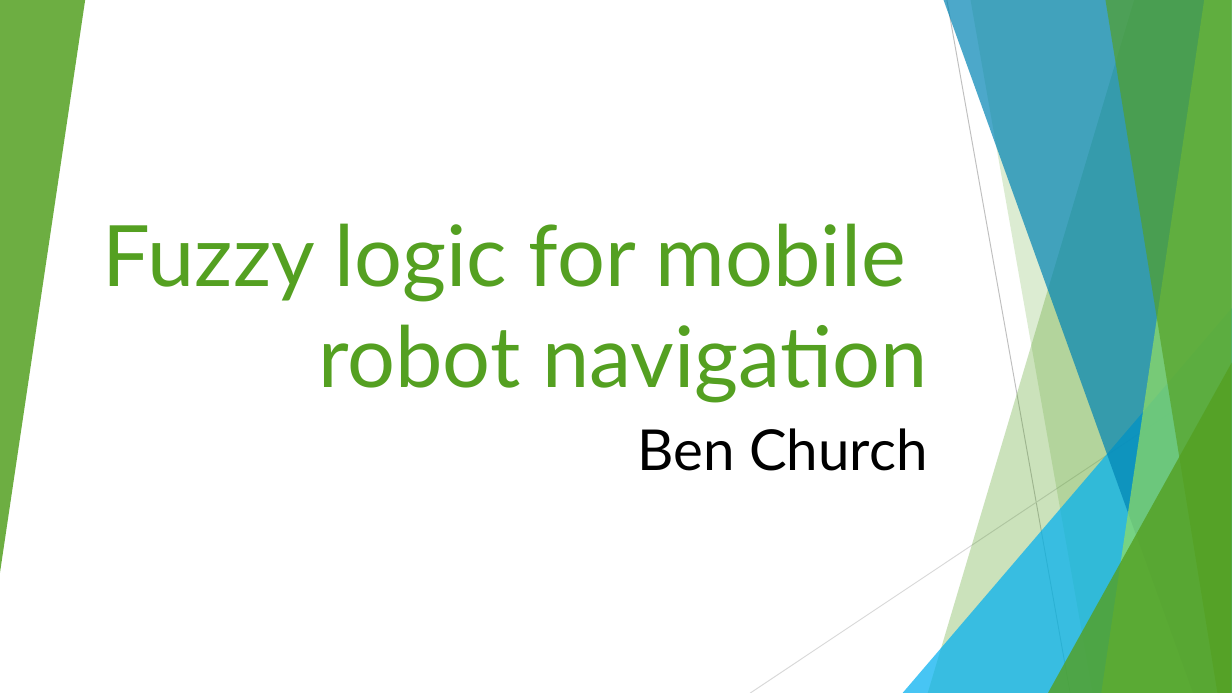
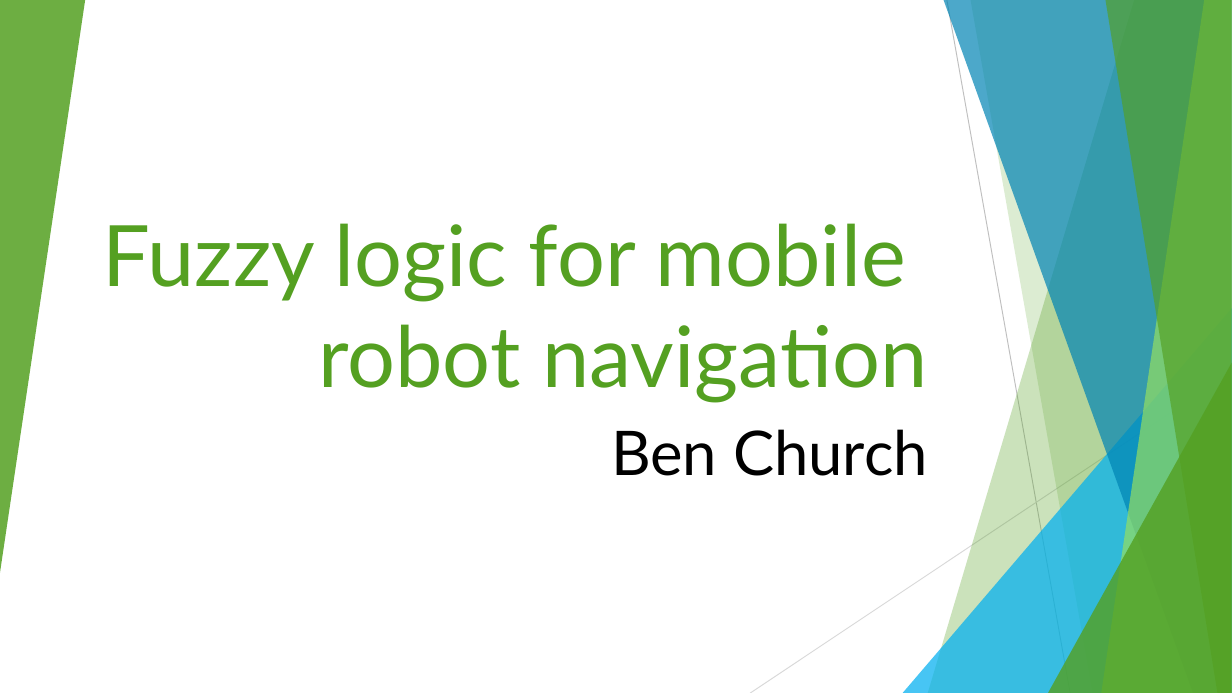
Before and after one commit to BenChurch/Winter2017, a slide deck: slide 1 of CISC870/Presentation/Church.pptx. Drawn at 1232x693 pixels with LibreOffice and Linux fonts; fonts in the diff are those of the drawing. Boxes give left, top, right and bottom in pixels: in the first picture for what was removed or moved away, otherwise in the second. Text is boxed around its words. In the diff, an @@ line names an element or a change of style, - is before the commit and + after.

```diff
--- a/CISC870/Presentation/Church.pptx
+++ b/CISC870/Presentation/Church.pptx
@@ subtitle "Ben Church" at (611,429,928,476): size 44 to 48 pt @@
```
Also in this commit, not shown: 3 slides added, 1 slide removed, 7 other files.
